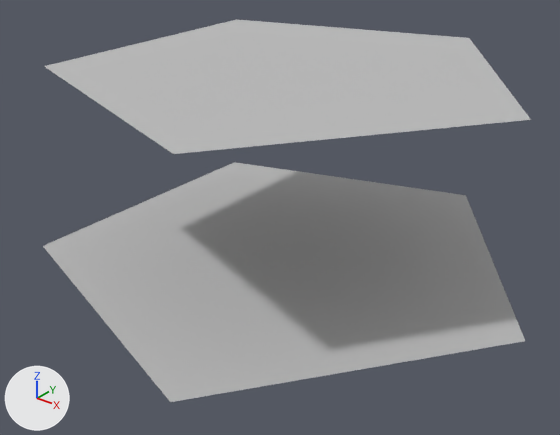
Two versions of the OBJ model Public/assets/models/potBase.obj, one commit apart.
Camera for both pictures: a camera (50 mm lens) standing at (1.7, -2.174, 1.487) and looking at (0.031, -0.087, 0.194). The lights are fixed; the arrows at lower left show +X, +Y and +Z. Where no turn or scale is listed for an object, it has been applied to the vertices.

In view in the first picture: 'potBase'.
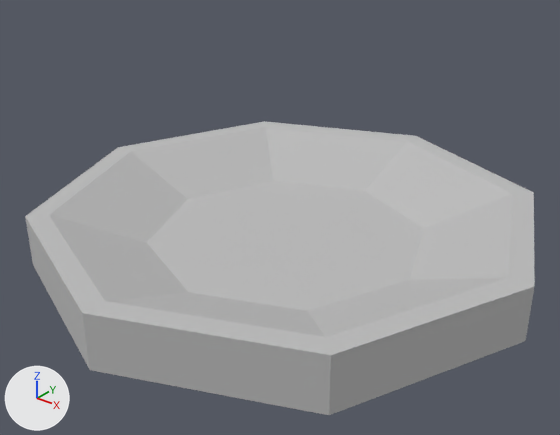
Diff of the bpy script that builds the scene:
```diff
--- a/Public/assets/models/potBase.obj.py
+++ b/Public/assets/models/potBase.obj.py
@@ me_potbase @@
 # used by ob_potbase; location = (0.0, 0.0, 0.0)
-me_potbase.from_pydata(...)  # 12 vertices, 10 faces; spans x -0.81..1.0, y -0.95..0.95, z 0.0..0.75
+me_potbase.from_pydata(...)  # 34 vertices, 40 faces; spans x -1.0..1.0, y -1.0..1.0, z 0.0..0.21
+# me_potbase part 1: the loose piece of 6 vertices spanning x -0.72..0.91, y -0.86..0.86, z 0.75 is deleted
+# me_potbase part 2
+# 4 vertices are removed from x -0.81..0.31, y -0.95..0.95, z 0.0
+# 5 faces are deleted
+# 24 vertices are added at x -1.0..0.91, y -1.0..1.0, z 0.0..0.21
+# 8 new vertices lie (0.0, 0.0, 0.21) away from vertices in x -1.0..1.0, y -1.0..1.0, z 0.0
+# 40 new faces join them
 me_potbase.materials.append(mat_initialshadinggroup)
```

What differs and where, as boxes [x1, y1, x2, y2] in the pictures (560 x 435 px):
'potBase', reshaped (23% shorter): before [43, 19, 531, 402]; after [25, 121, 535, 415]
part 1 of me_potbase, deleted: before [44, 19, 531, 154]
part 2 of me_potbase, built on: before [43, 162, 525, 402]; after [25, 121, 535, 415]
